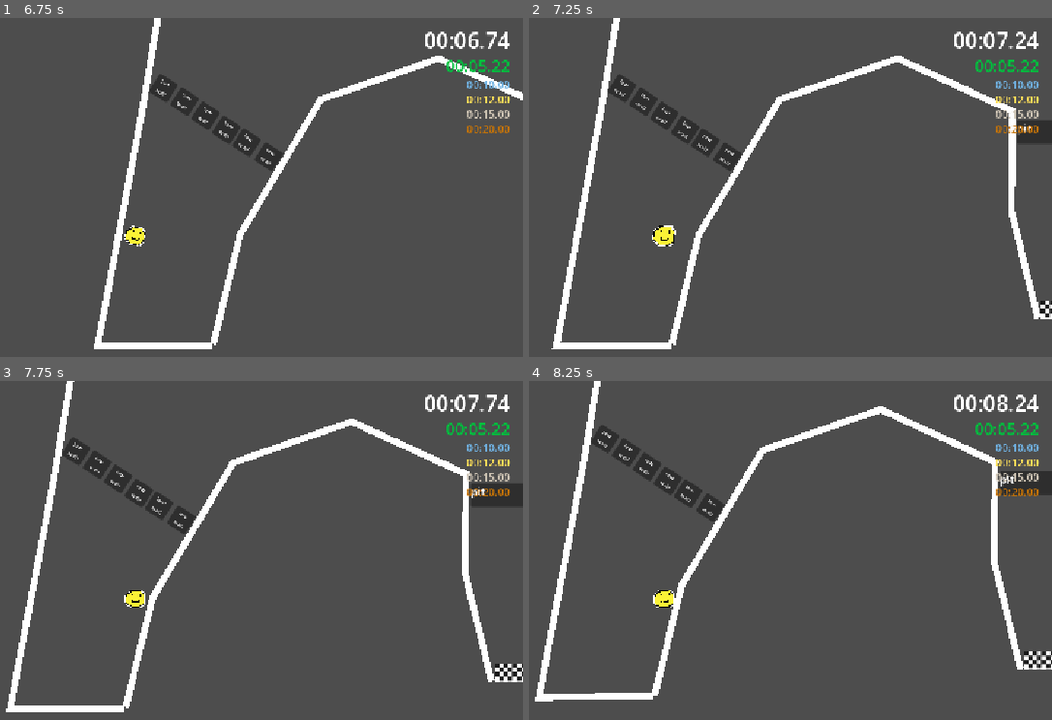
Above: before the commit, frames 1-4 (two rows, left to right).
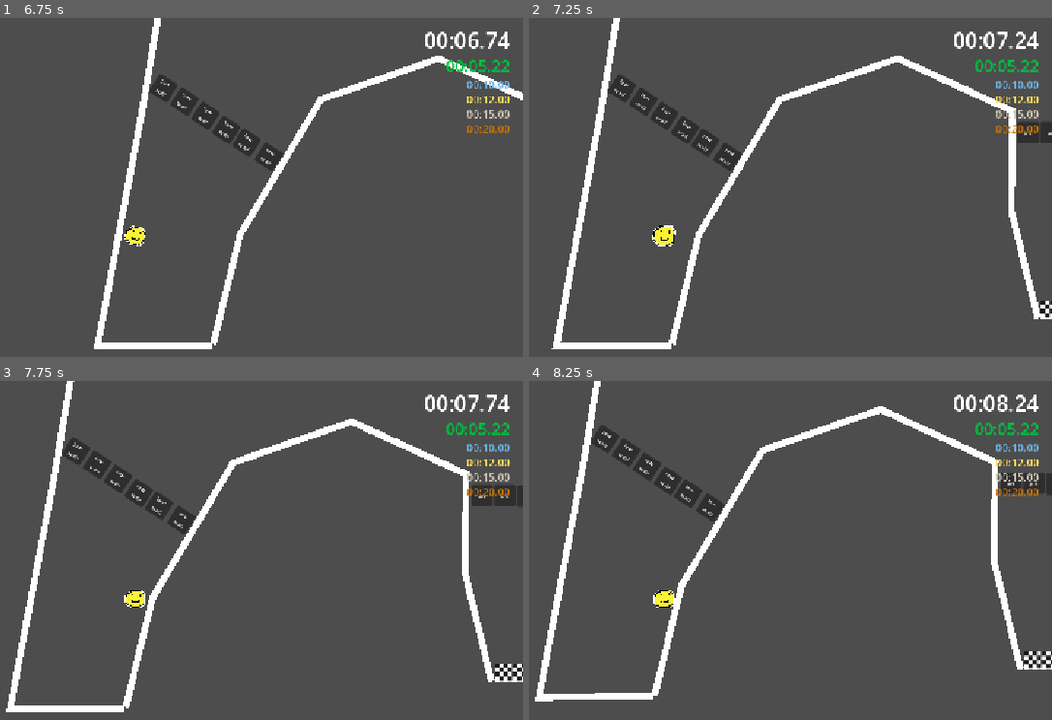
Above: after the commit, the same moments.

Repository: robplaysmusic-bit/dizzy-dash
Game: Godot game, scene res://levels/level-2.tscn
Same seed, same stepped clock (60 frames per second), same inputs: the game is played once before the commit and once after it. This scene is started directly instead of the project's main scene.
Inputs (mouse positions are in pixels of both pictures, inside the frame that each line leads up to):
- Up to frame 1 (6.75 s): tap Enter at 0.5, 3.6 s; move the mouse to (99, 323) at 0.52 s; hold W (up) 0.53-1.25 s; tap Space (jump) at 0.6, 0.77, 1.07, 2.3, 3.77, 3.8, 4.07, 5.1 s; click (99, 323) at 0.67 s; drag from (366, 302) to (99, 323) at 1.27 s; move the mouse to (outside the picture) at 2.02 s; hold A (left) 2.03-2.75 s; tap Delete at 2.1, 6.6 s; drag from (172, 234) to (outside the picture) at 2.77 s; move the mouse to (20, 126) at 3.52 s; hold S (down) 3.53-4.25 s; drag from (308, 214) to (20, 126) at 4.27 s; move the mouse to (outside the picture) at 5.02 s; hold W (up) 5.03-5.75 s; click (outside the picture) at 5.17 s; drag from (214, 140) to (outside the picture) at 5.77 s; move the mouse to (99, 323) at 6.52 s; hold D (right) from 6.53 s (still down)
- Up to frame 2 (7.25 s): keep holding D (right); tap Space (jump) at 6.77, 6.8, 7.07 s
- Up to frame 3 (7.75 s): release D (right) at 7.25 s; drag from (366, 665) to (99, 686) at 7.27 s
- Up to frame 4 (8.25 s): move the mouse to (outside the picture) at 8.02 s; hold S (down) from 8.03 s (still down); tap Enter at 8.1 s

Frame 1 is identical in both runs. In frame 2, less than 0.1% of the frame differs, in the area x 93-100%, y 30-37%; in frame 3, less than 0.1%; in frame 4, 0.1%, in the area x 90-100%, y 26-34%.

Commit message:
Pits!
PIts exist. You can jump over them. You can die in them. Pretty nice.

Diff:
--- /dev/null
+++ b/levels/components/pit.gd
@@ -0,0 +1,4 @@
+class_name Pit extends Node2D
+
+func _on_pit_entered(body: Player) -> void:
+	get_tree().call_group("player", "die")
--- /dev/null
+++ b/levels/components/pit.tscn
@@ -0,0 +1,36 @@
+[gd_scene format=3 uid="uid://dvbgxwmrmnn7k"]
+
+[ext_resource type="Script" uid="uid://dp2eoqiykmu0m" path="res://levels/components/pit.gd" id="1_x1vsd"]
+
+[sub_resource type="RectangleShape2D" id="RectangleShape2D_c77v6"]
+size = Vector2(32, 32)
+
+[node name="Pit" type="Node2D" unique_id=1115926779]
+script = ExtResource("1_x1vsd")
+
+[node name="Area2D" type="Area2D" parent="." unique_id=1534544747]
+
+[node name="Panel" type="Panel" parent="Area2D" unique_id=409389498]
+custom_minimum_size = Vector2(32, 32)
+custom_maximum_size = Vector2(32, 32)
+offset_right = 32.0
+offset_bottom = 32.0
+metadata/_edit_use_anchors_ = true
+
+[node name="Label" type="Label" parent="Area2D/Panel" unique_id=1596093910]
+layout_mode = 0
+offset_right = 32.0
+offset_bottom = 32.0
+theme_override_font_sizes/font_size = 8
+text = "pit"
+horizontal_alignment = 1
+vertical_alignment = 1
+metadata/_edit_use_anchors_ = true
+
+[node name="CollisionShape2D" type="CollisionShape2D" parent="Area2D" unique_id=669870427]
+position = Vector2(16, 16)
+shape = SubResource("RectangleShape2D_c77v6")
+
+[node name="DeathTimer" type="Timer" parent="." unique_id=1809558374]
+
+[connection signal="body_entered" from="Area2D" to="." method="_on_pit_entered"]
--- a/levels/level-2.tscn
+++ b/levels/level-2.tscn
@@ -5,6 +5,7 @@
 [ext_resource type="PackedScene" uid="uid://dwipdyy12kdpv" path="res://menus/timer_ui.tscn" id="3_jmmie"]
 [ext_resource type="PackedScene" uid="uid://cbl2ck3gnq7y0" path="res://levels/components/finish_line.tscn" id="4_focia"]
 [ext_resource type="PackedScene" uid="uid://1pge4wljhsbh" path="res://levels/components/low_wall.tscn" id="5_mobua"]
+[ext_resource type="PackedScene" uid="uid://dvbgxwmrmnn7k" path="res://levels/components/pit.tscn" id="6_jmmie"]
 
 [node name="Level2" type="Node2D" unique_id=938879597]
 script = ExtResource("1_7068u")
@@ -23,18 +24,6 @@
 
 [node name="FinishLine" parent="." unique_id=1421284434 instance=ExtResource("4_focia")]
 position = Vector2(822, 590)
-
-[node name="Panel2" type="Panel" parent="." unique_id=1763670823]
-offset_left = 683.0
-offset_top = 309.0
-offset_right = 942.0
-offset_bottom = 344.0
-
-[node name="Label" type="Label" parent="Panel2" unique_id=621801397]
-layout_mode = 0
-offset_right = 40.0
-offset_bottom = 23.0
-text = "pit"
 
 [node name="Walls" type="StaticBody2D" parent="." unique_id=1398681258]
 collision_layer = 3
@@ -78,3 +67,29 @@
 [node name="LowWall6" parent="Low Wall" unique_id=521256487 instance=ExtResource("5_mobua")]
 position = Vector2(90.99999, 239)
 rotation = 0.55850536
+
+[node name="Pits" type="Node" parent="." unique_id=680930607]
+
+[node name="Pit" parent="Pits" unique_id=1115926779 instance=ExtResource("6_jmmie")]
+position = Vector2(785, 312)
+
+[node name="Pit2" parent="Pits" unique_id=1924283540 instance=ExtResource("6_jmmie")]
+position = Vector2(819, 313)
+
+[node name="Pit3" parent="Pits" unique_id=1316697349 instance=ExtResource("6_jmmie")]
+position = Vector2(849, 312)
+
+[node name="Pit4" parent="Pits" unique_id=1574391565 instance=ExtResource("6_jmmie")]
+position = Vector2(883, 312)
+
+[node name="Pit5" parent="Pits" unique_id=1928362302 instance=ExtResource("6_jmmie")]
+position = Vector2(752, 312)
+
+[node name="Pit6" parent="Pits" unique_id=24641678 instance=ExtResource("6_jmmie")]
+position = Vector2(718, 311)
+
+[node name="Pit7" parent="Pits" unique_id=1197602161 instance=ExtResource("6_jmmie")]
+position = Vector2(916, 312)
+
+[node name="Pit8" parent="Pits" unique_id=326374625 instance=ExtResource("6_jmmie")]
+position = Vector2(684, 311)
--- a/player/player.gd
+++ b/player/player.gd
@@ -8,12 +8,27 @@
 const MAX_RUN_SPEED : float = 400.0
 const RUN_ACCEL : float = 500.0
 const JUMP_TIME : float = 0.5
+const RESPAWN_TIME : float = 1.0
+const RESPAWN_DISTANCE : float = 100.0
 
+var dying : bool = false
+var dead : bool = false
+var death_position : Vector2
+var death_velocity : Vector2
 
 @onready var jump_timer: Timer = $JumpTimer
 @onready var sprite: AnimatedSprite2D = $AnimatedSprite2D
+@onready var respawn_timer: Timer = $RespawnTimer
 
 func _integrate_forces(state: PhysicsDirectBodyState2D) -> void:
+	if dying or dead:
+		if dying:
+			death_velocity = state.get_linear_velocity()
+			await get_tree().create_timer(0.1).timeout
+			state.set_linear_velocity(Vector2.ZERO)
+			dying = false
+			dead = true
+		return
 	var velocity := state.get_linear_velocity()
 	var step := state.get_step()
 
@@ -52,8 +67,6 @@
 			abs_y_velocity = 0
 		velocity.y = signf(velocity.y) * abs_y_velocity
 
-	# TODO: handle jumps
-	# TODO: apply z-axis "gravity"
 	# TBD how we will find floor contact on z axis and apply physics for things
 	# like ice / sand / etc.
 
@@ -62,20 +75,43 @@
 func is_jumping() -> bool:
 	return !jump_timer.is_stopped()
 
+func die() -> void:
+	dying = true
+	death_position = global_position
+	respawn_timer.start(RESPAWN_TIME)
+	var death_tween : Tween = get_tree().create_tween()
+	death_tween.tween_property(sprite, "scale", Vector2(0, 0), RESPAWN_TIME/2)
+	# TODO: perhaps some poof particle effect on await tween finished
+	pass
+
 func _handle_jump() -> void:
 	# bit 1 is for jump collisions
 	collision_layer = 0b10
 	collision_mask = 0b10
 	jump_timer.start(JUMP_TIME)
 
+	# TODO: maybe play an actual jump animation
 	var jump_tween : Tween = get_tree().create_tween()
 	jump_tween.tween_property(sprite, "scale", Vector2(1.5, 1.5), JUMP_TIME/2)
 	await jump_tween.finished
 	var fall_tween : Tween = get_tree().create_tween()
 	fall_tween.tween_property(sprite, "scale", Vector2(1.0, 1.0), JUMP_TIME/2)
 
-
 func _on_jump_timer_timeout() -> void:
 	# bit 0 is for grounded collisions
 	collision_layer = 0b1
 	collision_mask = 0b1
+
+
+func _on_respawn_timer_timeout() -> void:
+	# Respawn the player opposite the direction they were moving when they died
+	if death_velocity != Vector2.ZERO:
+		var direction = death_velocity.normalized()
+		self.global_position = self.global_position - (direction * RESPAWN_DISTANCE)
+	else:
+		push_warning("Died with no velocity ... not sure how to handle it. Let's hope it doesn't happen for now.")
+	# have the player reappear
+	# TODO: some animation / particle effect
+	sprite.scale = Vector2(1,1)
+	dying = false
+	dead = false
--- a/player/player.tscn
+++ b/player/player.tscn
@@ -21,7 +21,7 @@
 [sub_resource type="CircleShape2D" id="CircleShape2D_853w4"]
 radius = 16.0
 
-[node name="Player" type="RigidBody2D" unique_id=715659999]
+[node name="Player" type="RigidBody2D" unique_id=715659999 groups=["player"]]
 z_index = 10
 gravity_scale = 0.0
 script = ExtResource("1_oul6g")
@@ -37,4 +37,8 @@
 wait_time = 0.2
 one_shot = true
 
+[node name="RespawnTimer" type="Timer" parent="." unique_id=1488038330]
+one_shot = true
+
 [connection signal="timeout" from="JumpTimer" to="." method="_on_jump_timer_timeout"]
+[connection signal="timeout" from="RespawnTimer" to="." method="_on_respawn_timer_timeout"]
--- a/project.godot
+++ b/project.godot
@@ -40,6 +40,10 @@
 [editor_plugins]
 
 enabled=PackedStringArray("res://addons/kanban_tasks/plugin.cfg")
+
+[global_group]
+
+player="hack way for anyone to find the player"
 
 [input]
 
Not shown, added: levels/components/pit.gd.uid
Not shown, changed: kanban_tasks_data.kanban
